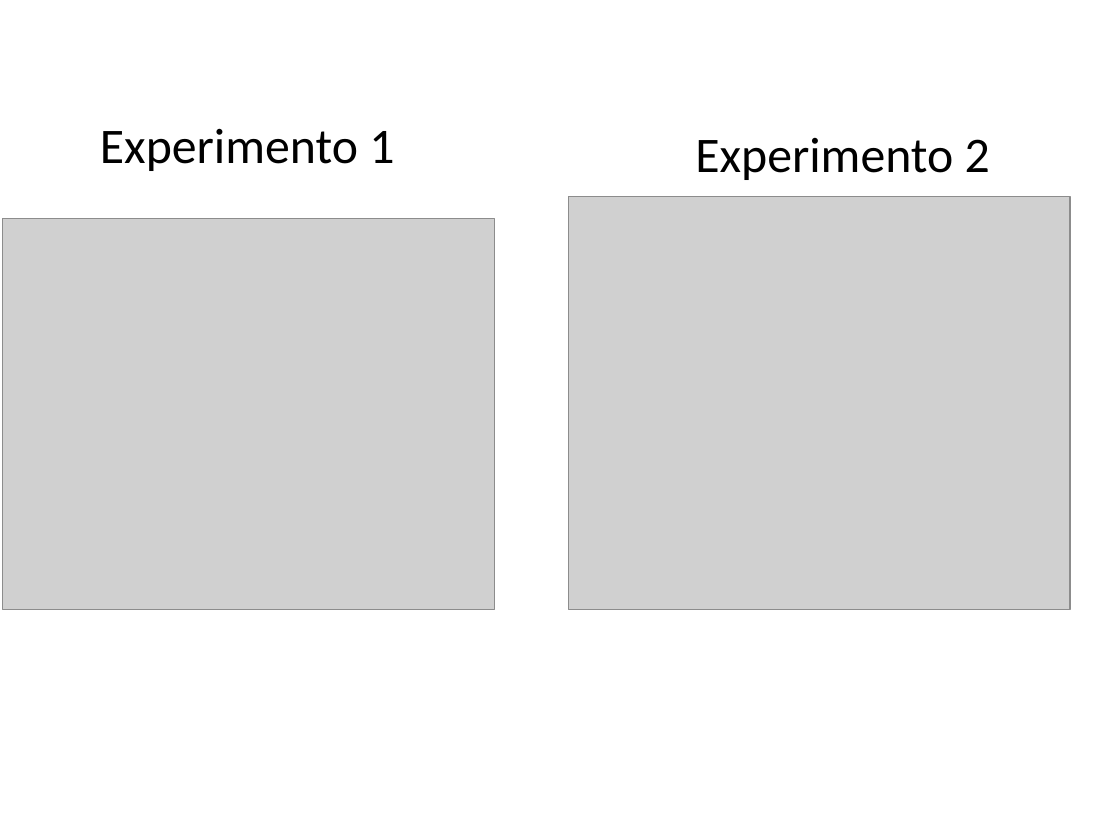
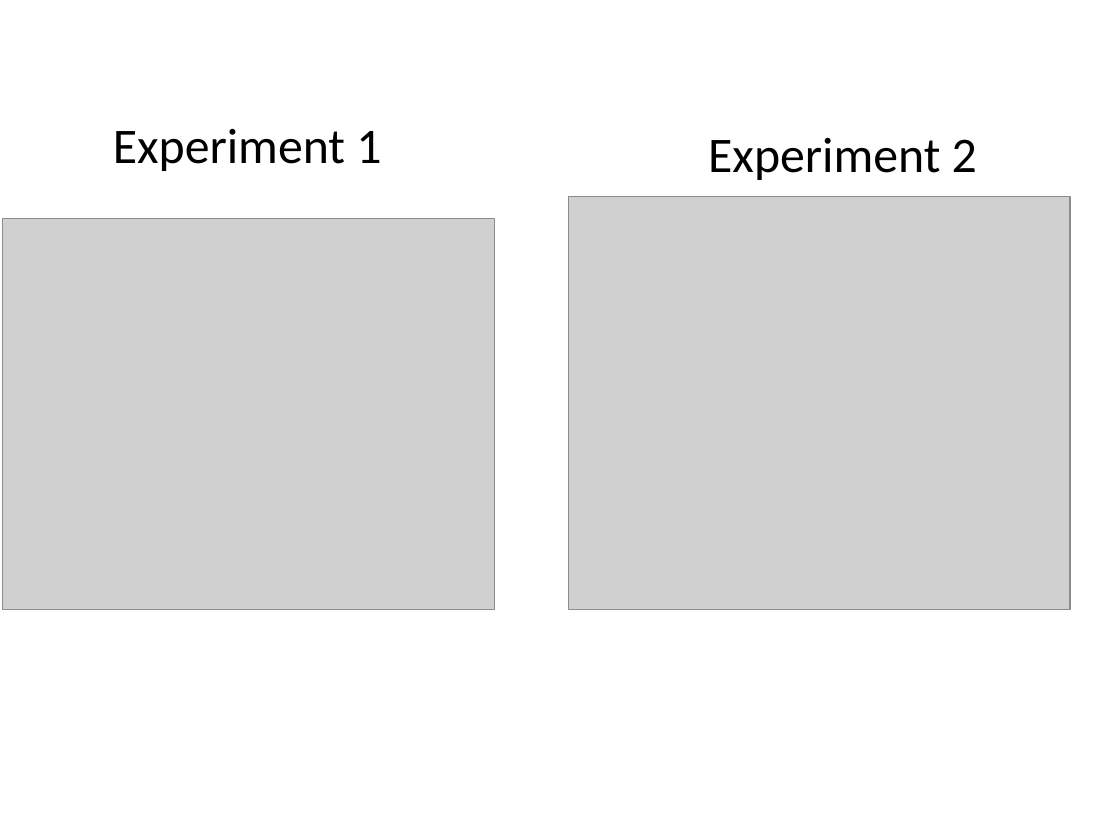
Before and after one commit to Adrifelcha/Adrifelcha, a slide deck: slide 40 of Tesis/Presentaciones/Seminario_Maden_.pptx (slide 56 before the commit). Drawn at 1120x840 pixels with LibreOffice and Linux fonts; fonts in the diff are those of the drawing; grey boxes stand for pictures. Boxes give left, top, right and bottom in pixels: in the first picture for what was removed or moved away, otherwise in the second. Text is boxed around its words. In the diff, an @@ line names an element or a change of style, - is before the commit and + after.

```diff
--- a/Tesis/Presentaciones/Seminario_Maden_.pptx
+++ b/Tesis/Presentaciones/Seminario_Maden_.pptx
@@ text at [113,128,381,171]: text changed @@
-Experimento 1
+Experiment 1
@@ text at [708,137,977,180]: text changed @@
-Experimento 2
+Experiment 2
```
Also in this commit, not shown: 12 other slides changed, 5 slides added, 21 slides removed, 1 other file.
